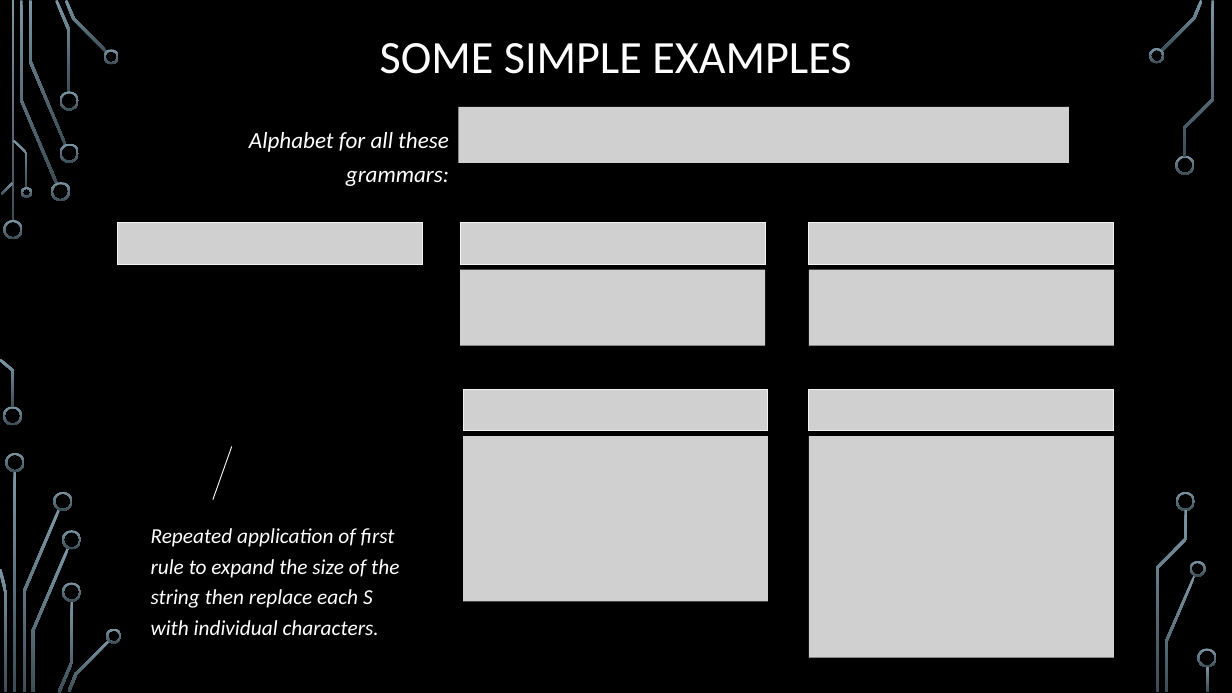
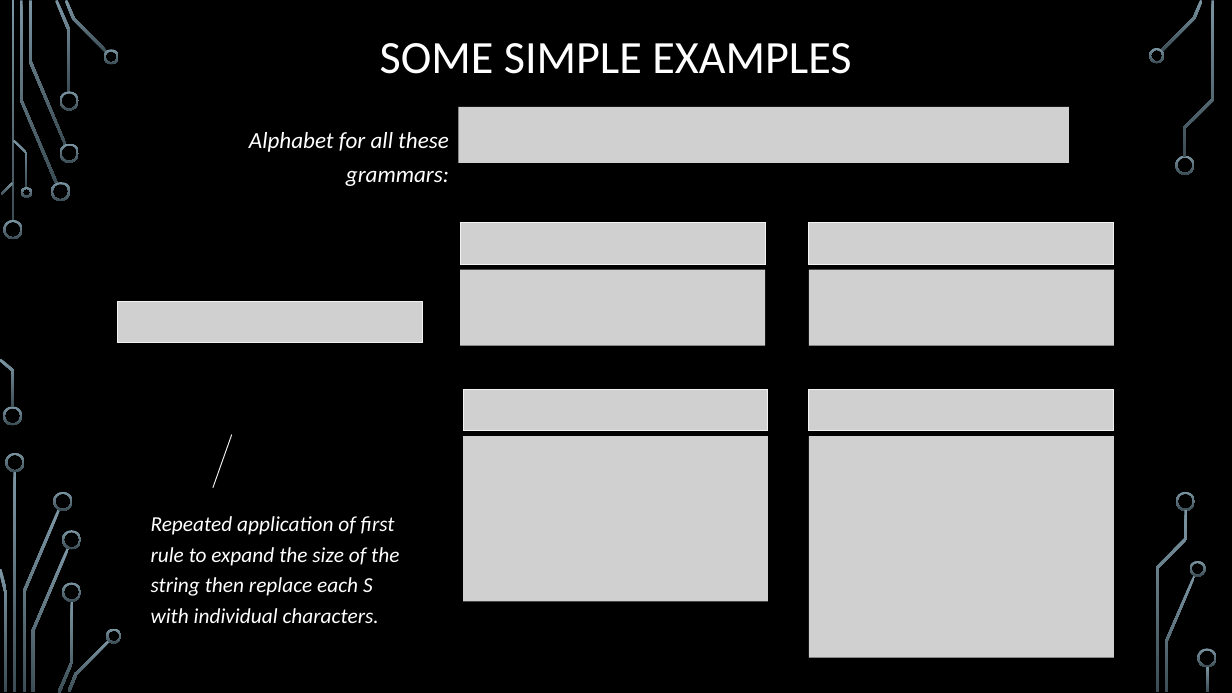
Before and after one commit to markfloryan/dmt2, a slide deck: slide 13 of slides/03-ContextFreeLanguages.pptx. Drawn at 1232x693 pixels with LibreOffice and Linux fonts; fonts in the diff are those of the drawing; grey boxes stand for pictures; background and template pictures are left out. Boxes give left, top, right and bottom in pixels: in the first picture for what was removed or moved away, otherwise in the second. Text is boxed around its words. In the diff, an @@ line names an element or a change of style, - is before the commit and + after.

```diff
--- a/slides/03-ContextFreeLanguages.pptx
+++ b/slides/03-ContextFreeLanguages.pptx
@@ picture removed at (117, 223, 422, 264) @@
@@ picture added at (117, 301, 422, 343) @@
@@ line moved from (213, 500) - (232, 446) to (213, 488) - (232, 434) @@
@@ text "Repeated application of first rule ...": place and size @@
-text "Repeated application of first rule ..." at (151, 528, 399, 635)
+text "Repeated application of first rule ..." at (151, 516, 399, 623)
```
Also in this commit, not shown: 2 other slides changed, 2 other files.
